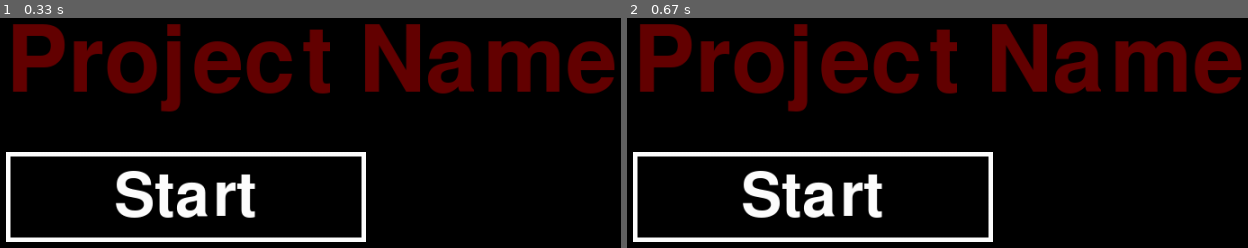
Above: before the commit, frames 1-2 (left to right).
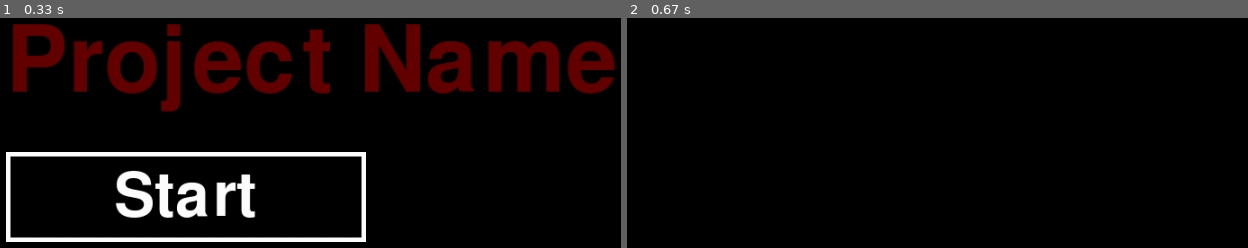
Above: after the commit, the same moments.

Repository: Kokande/PyGame-project
Game: pygame game, started from test.py
The game is run twice, just before and just after one commit, with the same random seed, the same clock (stepped at 60 frames per second) and the same inputs.
Inputs:
- Up to frame 1 (0.33 s): no input
- Up to frame 2 (0.67 s): click "Start" at 0.38 s

Frame 1 is identical in both runs. In frame 2, 18% of the frame differs, in the area x 0-100%, y 2-98%.

Commit message:
Button class finished! Yay!

Diff:
--- a/test.py
+++ b/test.py
@@ -38,13 +38,18 @@
     def mouse_down_track(self, mouse):
         if self.is_overlapping(mouse.pos):
             self.calm = False
+        else:
+            self.calm = True
 
     def set_act(self, func, value=None):
         self.func = (func, value)
 
-    def init_click(self):
-        if not self.calm:
+    def mouse_released(self, mouse):
+        if self.is_overlapping(mouse.pos):
             self.func[0](self.func[1])
+            self.calm = True
+        else:
+            self.calm = True
 
     def is_overlapping(self, coords):
         if self.coords[0] <= coords[0] <= self.coords[0] + self.width and \
@@ -84,8 +89,8 @@
         def __init__(self, parent):
             self.parent = parent
             self.objects = {'buttons': [Button(self.parent.display, (50, 200), (400, 100),
-                                               text="Start", alt=(50, 50, 50))]}
-            self.objects['buttons'][0].set_act(self.parent.change_screen, value=1)
+                                               text="Start", alt=(100, 0, 0))]}
+            self.objects['buttons'][0].set_act(self.parent.change_screen, value=self.parent.Game(self.parent))
 
         def render(self):
             self.parent.display.blit(pygame.font.Font(None, 150).render("Project Name", 80,
@@ -95,14 +100,19 @@
                     k.render()
 
         def mouse_pressed(self, mouse):
-            pass
+            for i in self.objects:
+                for k in self.objects[i]:
+                    k.mouse_released(mouse)
 
         def key_pressed(self, key):
             if key.key == pygame.K_KP_ENTER:
                 self.parent.change_screen(self.parent.Game(self.parent))
 
-        def mouse_moved(self, movement):
-            pass
+        def mouse_moved(self, mouse):
+            if self.parent.mouse_down:
+                for i in self.objects:
+                    for k in self.objects[i]:
+                        k.mouse_down_track(mouse)
 
     def kill_the_game(self):
         self.on = False
@@ -119,13 +129,15 @@
     def mouse_pressed(self, mouse, up=False):
         if not up:
             self.mouse_down = True
-        self.screen.mouse_pressed(mouse)
+        else:
+            self.mouse_down = False
+            self.screen.mouse_pressed(mouse)
 
     def get_screen_obj_info(self):
         pass
 
-    def mouse_moved(self, movement):
-        self.screen.mouse_moved(movement)
+    def mouse_moved(self, mouse):
+        self.screen.mouse_moved(mouse)
 
 
 if __name__ == '__main__':
